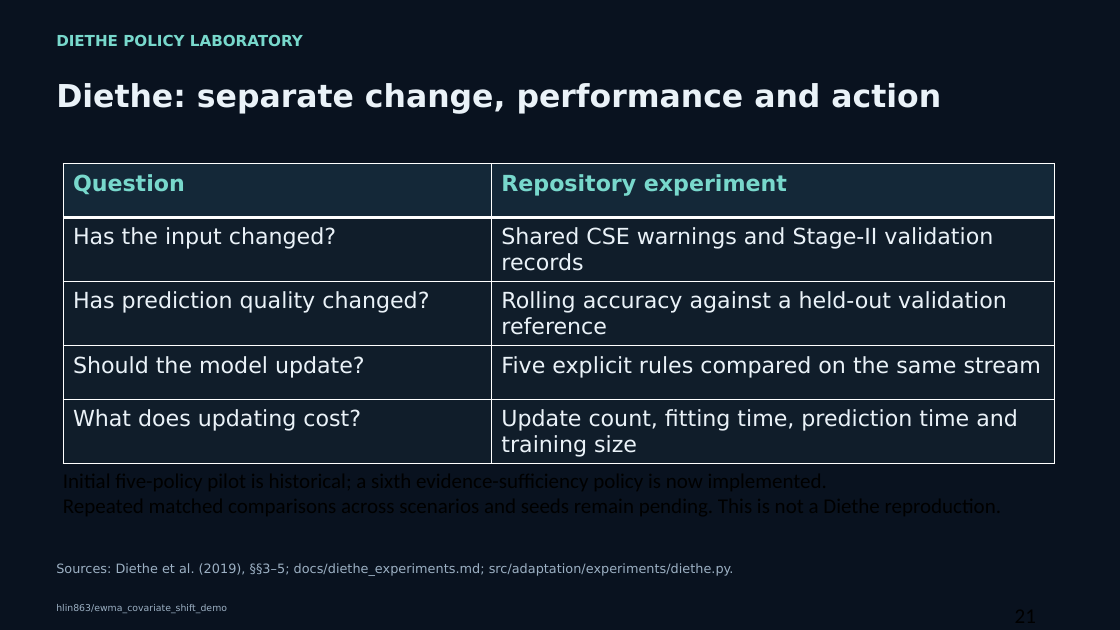
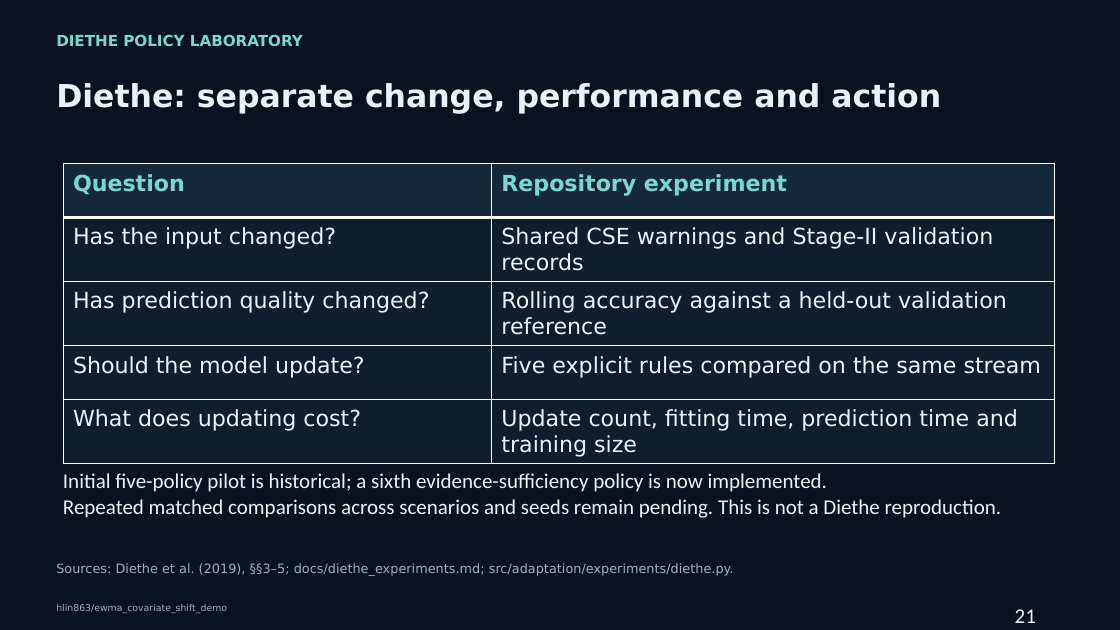
Before and after one commit to hlin863/ewma_covariate_shift_demo, a slide deck: slide 21 of presentations/EWMA_Covariate_Shift_Progress_Review_Haocheng_Lin.pptx. Drawn at 1120x630 pixels with LibreOffice and Linux fonts; fonts in the diff are those of the drawing. Boxes give left, top, right and bottom in pixels: in the first picture for what was removed or moved away, otherwise in the second. Text is boxed around its words. In the diff, an @@ line names an element or a change of style, - is before the commit and + after.

```diff
--- a/presentations/EWMA_Covariate_Shift_Progress_Review_Haocheng_Lin.pptx
+++ b/presentations/EWMA_Covariate_Shift_Progress_Review_Haocheng_Lin.pptx
@@ text added at bbox=[63, 473, 1001, 518], 18 pt, text #EAF2F8 @@
+Initial five-policy pilot is historical; a sixth evidence-sufficiency policy is now implemented.
+Repeated matched comparisons across scenarios and seeds remain pending. This is not a Diethe reproduction.
@@ text "21" at bbox=[1015, 609, 1036, 623]: text colour #000000 to #EAF2F8 @@
```
Also in this commit, not shown: 30 other slides changed.
